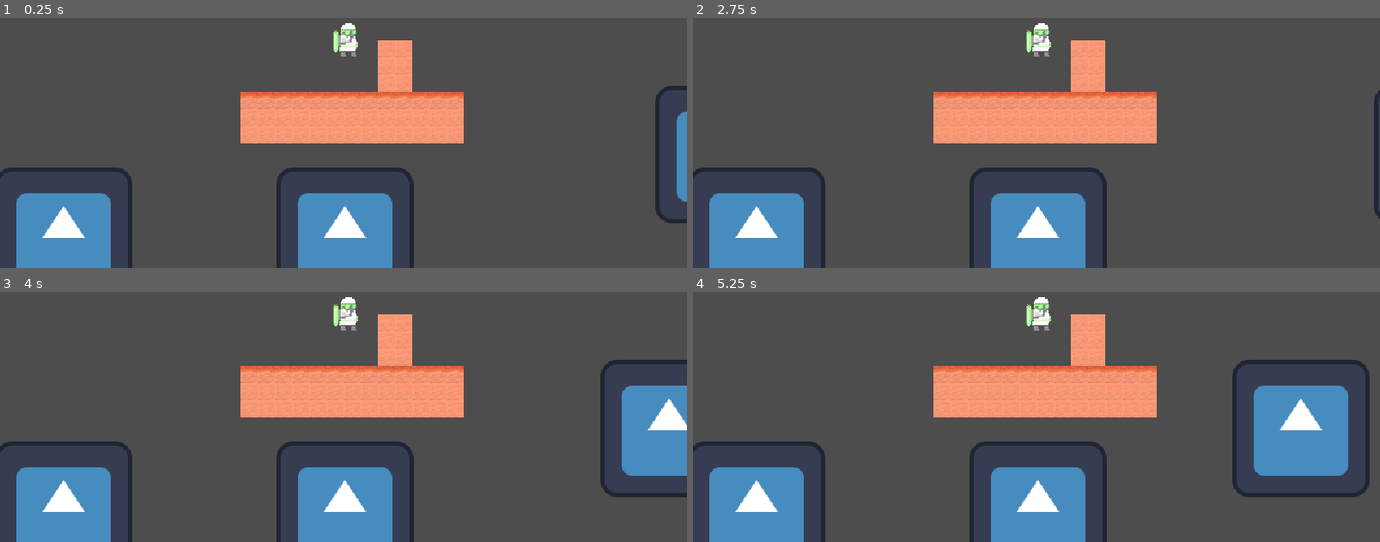
Above: before the commit, frames 1-4 (two rows, left to right).
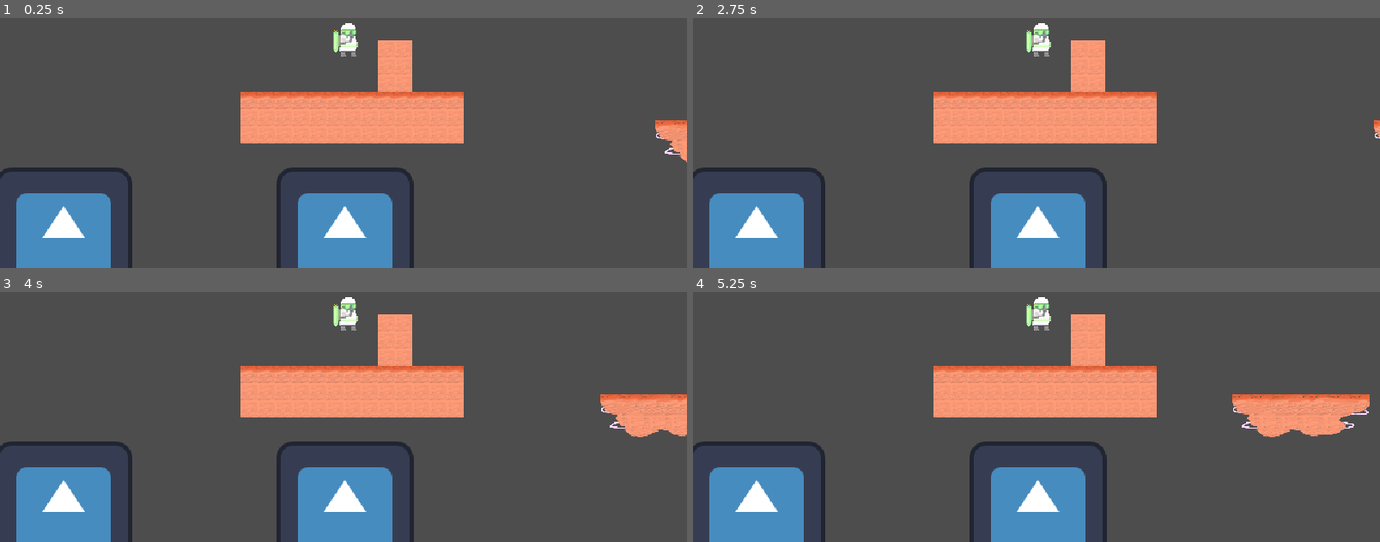
Above: after the commit, the same moments.

Repository: LeResteDuMonde/GameJamPSU
Game: Godot game, scene res://scene/samScene.tscn
Two runs of this game, one before a commit and one after it. Both use one fixed random seed, a clock stepped at 60 frames per second and the inputs below. This scene is started directly instead of the project's main scene. The engine's default icon, where the game draws it, is replaced by a stand-in: a white triangle on a blue panel in a dark square.
Inputs (mouse positions are in pixels of both pictures, inside the frame that each line leads up to):
- Up to frame 1 (0.25 s): no input
- Up to frame 2 (2.75 s): move the mouse to (1002, 153) at 0.52 s; hold D (right) 0.53-2.03 s; click (1002, 153) at 0.6 s; tap Space (jump) at 0.77, 1.52, 2 s; tap Enter at 1.25 s; move the mouse to (1242, 133) at 1.27 s; click (1242, 133) at 1.35 s; move the mouse to (outside the picture) at 2.02 s; hold Q (left) from 2.03 s (still down); click (outside the picture) at 2.1 s
- Up to frame 3 (4 s): keep holding Q (left); tap Enter at 2.75 s; move the mouse to (377, 349) at 2.77 s; click (377, 349) at 2.85 s; tap Space (jump) at 3.02, 3.77 s; move the mouse to (outside the picture) at 3.52 s; click (outside the picture) at 3.6 s
- Up to frame 4 (5.25 s): move the mouse to (1187, 329) at 4.27 s; release Q (left) at 4.28 s; hold D (right) from 4.28 s (still down); click (1187, 329) at 4.35 s; tap Space (jump) at 4.52 s; move the mouse to (899, 367) at 5.02 s; click (899, 367) at 5.1 s

The runs differ from the first frame. In frame 1, 1.2% of the frame differs, in the area x 95-100%, y 27-83%; in frame 2, 0.3%; in frame 3, 4.4%; in frame 4, 6.7%, in the area x 78-99%, y 27-83%.
Error in both runs: Attempt to call function 'get_node' in base 'null instance' on a null instance. (res://script/manager/gameManager.gd:20)

Commit message:
textures in moving platform and hitbox of monster

Diff:
--- a/scene/CagedMonster.tscn
+++ b/scene/CagedMonster.tscn
@@ -6,7 +6,7 @@
 [ext_resource type="Script" path="res://script/deletableArea.gd" id="4_imqrv"]
 
 [sub_resource type="RectangleShape2D" id="RectangleShape2D_472wj"]
-size = Vector2(63, 62)
+size = Vector2(63, 63)
 
 [node name="CagedMonster" type="CharacterBody2D" groups=["Monster"]]
 script = ExtResource("1_beoon")
@@ -29,5 +29,5 @@
 script = ExtResource("4_imqrv")
 
 [node name="CollisionShape2D" type="CollisionShape2D" parent="Area2D"]
-position = Vector2(6.5, -1)
+position = Vector2(7.5, -1.5)
 shape = SubResource("RectangleShape2D_472wj")
--- a/scene/MoovingPlatform.tscn
+++ b/scene/MoovingPlatform.tscn
@@ -1,27 +1,31 @@
-[gd_scene load_steps=5 format=3 uid="uid://7keiadubnxu6"]
+[gd_scene load_steps=6 format=3 uid="uid://7keiadubnxu6"]
 
 [ext_resource type="Script" path="res://script/movingPlatform.gd" id="1_aqilk"]
-[ext_resource type="Texture2D" uid="uid://fgliatx3a6cx" path="res://icon.svg" id="2_nhoit"]
+[ext_resource type="Texture2D" uid="uid://d2l7sgyu0wq8o" path="res://sprite/movingPlatform1.png" id="2_m6xjy"]
 [ext_resource type="Script" path="res://script/deletableArea.gd" id="3_10kso"]
+[ext_resource type="Texture2D" uid="uid://bvk5w6vxk67c0" path="res://sprite/movingPlatform2.png" id="3_irhc8"]
 
 [sub_resource type="RectangleShape2D" id="RectangleShape2D_jetl6"]
-size = Vector2(267, 20)
+size = Vector2(127.5, 42)
 
 [node name="MoovingPlatform" type="CharacterBody2D" groups=["movingPlatform"]]
 script = ExtResource("1_aqilk")
 
-[node name="Sprite2D" type="Sprite2D" parent="."]
-texture = ExtResource("2_nhoit")
+[node name="moving" type="Sprite2D" parent="."]
+texture = ExtResource("2_m6xjy")
+
+[node name="static" type="Sprite2D" parent="."]
+texture = ExtResource("3_irhc8")
 
 [node name="Area2D" type="Area2D" parent="."]
 script = ExtResource("3_10kso")
 
 [node name="CollisionShape2D" type="CollisionShape2D" parent="Area2D"]
-position = Vector2(38.5, 0)
+position = Vector2(0.25, -11)
 shape = SubResource("RectangleShape2D_jetl6")
 
 [node name="CollisionShape2D" type="CollisionShape2D" parent="."]
-position = Vector2(38.5, 0)
+position = Vector2(0.25, -11)
 shape = SubResource("RectangleShape2D_jetl6")
 
 [node name="AnimatedSprite2D" type="AnimatedSprite2D" parent="."]
Binary file added: sprite/movingPlatform1.png
Not shown, added: sprite/movingPlatform1.png.import
Binary file added: sprite/movingPlatform2.png
Not shown, added: sprite/movingPlatform2.png.import
